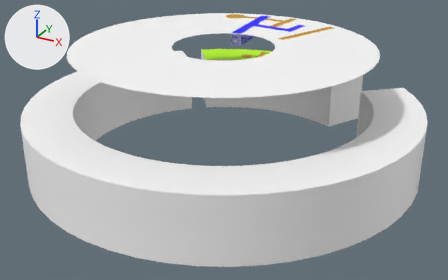
A saved change to the FBX model Assets/FBX/地面.fbx.
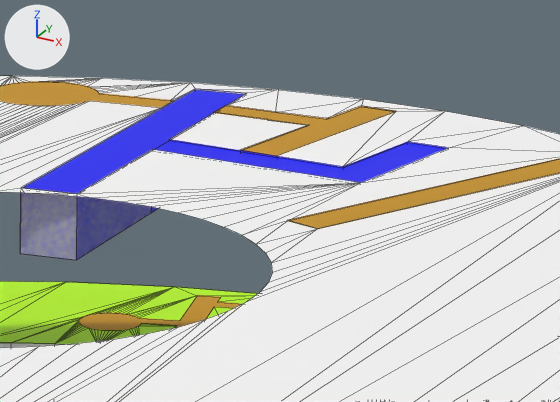
Old and new are each drawn whole from a 50 mm lens placed at (194.4, -129.5, 112.1), pointed at (82.4, 74.2, 10.3) and again close up on the part from 51% to 73% of the width and 0% to 25% of the height. The axes (+X, +Y, +Z) are drawn at upper left. The lights are the same throughout. The close-ups show mesh edges as thin lines. Where no turn or scale is listed for an object, it has been applied to the vertices. Vertices at the same position are counted once.
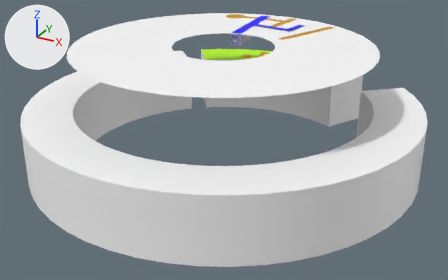
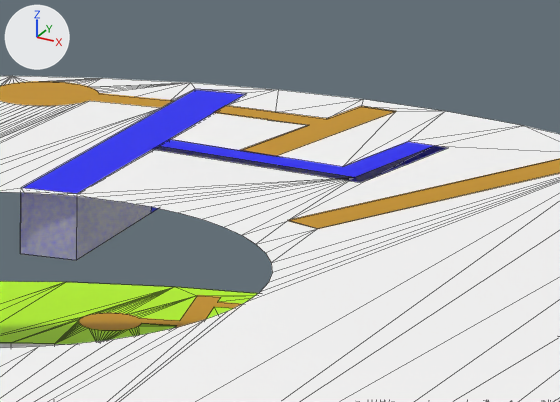
Where the change shows, as pixel boxes [x1, y1, x2, y2] in the close-ups (560 x 402 px; the box of a moved part takes in the faces that stretch with it):
'Mesh11', mesh moved: before [154, 141, 445, 183]; after [154, 139, 447, 183]
part 2 of me_mesh_016, moved or reshaped: [77, 126, 560, 235] in both

The change, as a diff of the scene's bpy script:
```diff
--- a/Assets/FBX/地面.fbx.py
+++ b/Assets/FBX/地面.fbx.py
@@ me_mesh_010 @@
 me_mesh_010.from_pydata(...)  # 16 vertices, 10 faces; spans x 74.8..94.9, y 112.9..126.8, z 46.0..47.9
 # used by ob_mesh11; location = (0.0, 0.0, 0.0)
+# me_mesh_010 part 1: the whole mesh is moved by (0.0, 0.0, 0.1)
 me_mesh_010.materials.append(mat_color_i05)
@@ me_mesh_016 @@
 # used by ob_mesh17; location = (0.0, 0.0, 0.0)
-me_mesh_016.from_pydata(...)  # 191 vertices, 187 faces; spans x 19.5..139.4, y 19.2..138.9, z 46.0..48.0
+me_mesh_016.from_pydata(...)  # 193 vertices, 189 faces; spans x 19.5..139.4, y 19.2..138.9, z 46.0..48.0
+# me_mesh_016 part 2
+# 3 vertices are removed from x 85.0..94.9, y 112.9..126.4, z 46.0..48.0
+# 22 faces are deleted
+# 2 vertices move from x 93.4..94.9, y 112.9..126.4, z 46.0 to x 75.3..93.7, y 116.2..126.6, z 46.0
+# 5 vertices are added at (75.3, 116.2, 48.0), (92.3, 114.3, 48.0), (93.7, 126.6, 48.0), (92.3, 114.3, 46.0), (75.3, 116.2, 47.9)
+# 17 new faces join them, mat_frontcolor (white #ffffff)
+# 7 new faces join them, mat_color_i05 (blue #0000ff)
 me_mesh_016.materials.append(mat_frontcolor)
```
